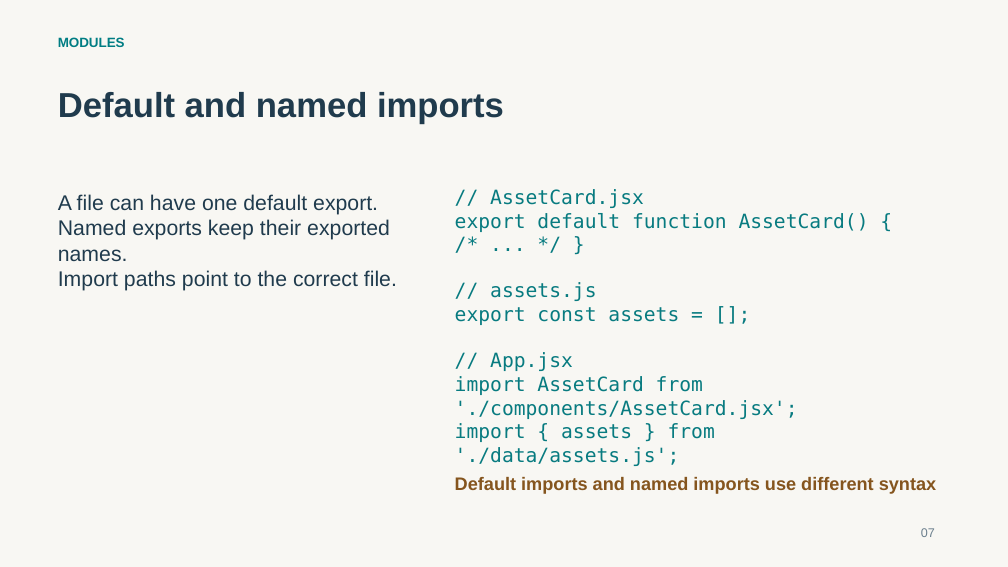
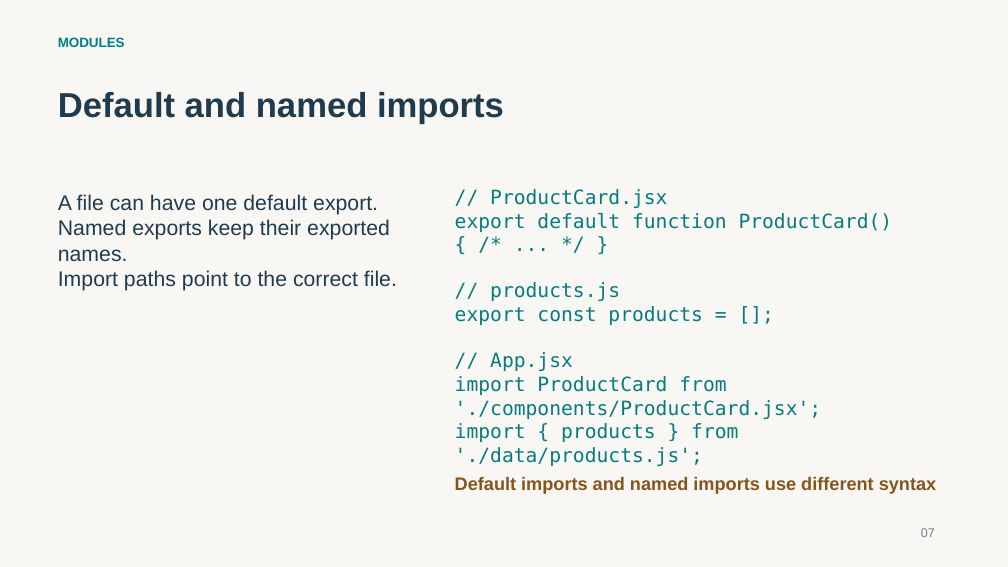
Before and after one commit to thesubhaprasad/tcs-sme-reactjs-learning, a slide deck: slide 7 of training/day-2/2_ReactJS_Day_Two_Subha_Prasad.pptx. Drawn at 1008x567 pixels with LibreOffice and Linux fonts; fonts in the diff are those of the drawing. Boxes give left, top, right and bottom in pixels: in the first picture for what was removed or moved away, otherwise in the second. Text is boxed around its words. In the diff, an @@ line names an element or a change of style, - is before the commit and + after.

Commit message:
Use Product Catalog for Day 2 components and training

```diff
--- a/training/day-2/2_ReactJS_Day_Two_Subha_Prasad.pptx
+++ b/training/day-2/2_ReactJS_Day_Two_Subha_Prasad.pptx
@@ text at bbox=[455, 189, 893, 325]: text changed @@
-// AssetCard.jsx
-export default function AssetCard() { /* ... */ }
-// assets.js
-export const assets = [];
+// ProductCard.jsx
+export default function ProductCard() { /* ... */ }
+// products.js
+export const products = [];
@@ text at bbox=[455, 376, 822, 466]: text changed @@
-import AssetCard from './components/AssetCard.jsx';
-import { assets } from './data/assets.js';
+import ProductCard from './components/ProductCard.jsx';
+import { products } from './data/products.js';
```
Also in this commit, not shown: 24 other slides changed, 23 other files.
